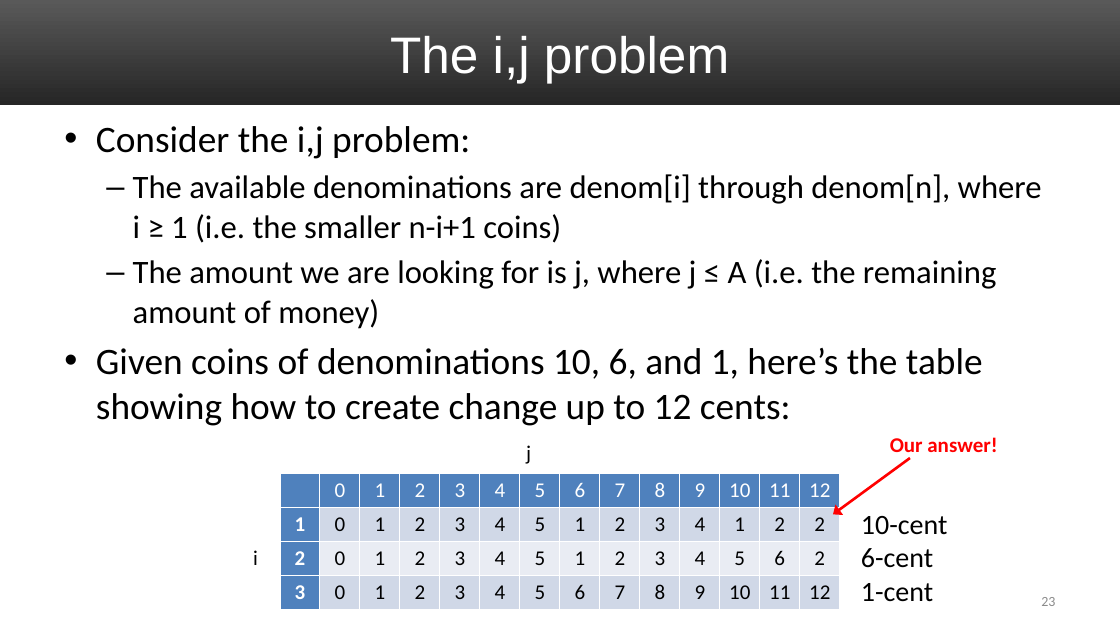
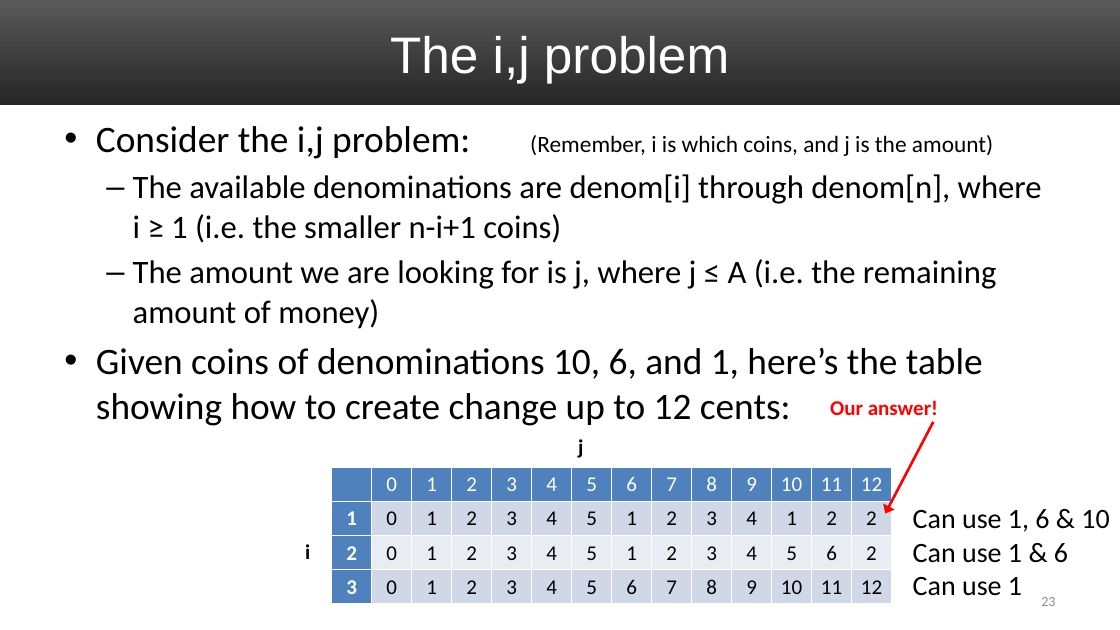
Before and after one commit to uva-cs/cs4102-f21, a slide deck: slide 23 of slides/DP_Greedy_coinChange.pptx. Drawn at 1120x630 pixels with LibreOffice and Linux fonts; fonts in the diff are those of the drawing. Boxes give left, top, right and bottom in pixels: in the first picture for what was removed or moved away, otherwise in the second. Text is boxed around its words. In the diff, an @@ line names an element or a change of style, - is before the commit and + after.

```diff
--- a/slides/DP_Greedy_coinChange.pptx
+++ b/slides/DP_Greedy_coinChange.pptx
@@ text at [96,126,993,159]: text changed; size 32 to 20 pt @@
-• Consider the i,j problem:
+• Consider the i,j problem: (Remember, i is which coins, and j is the amount)
@@ text "Our answer!" rewrapped from [890,437,997,459] to [830,400,938,415] @@
@@ text "j" at [578,439,583,458]: bold on @@
@@ arrow moved from (910, 458) - (833, 514) to (933, 422) - (886, 513) @@
@@ text at [913,509,1109,596]: text changed @@
-10-cent
-6-cent
-1-cent
+Can use 1, 6 & 10
+Can use 1 & 6
+Can use 1
@@ 2 texts, 1 table: place and size @@
-2 texts, 1 table at [253,445,844,609]
+2 texts, 1 table at [305,439,897,604]
@@ text "i" at [305,544,310,559]: bold on @@
```
Also in this commit, not shown: 2 other slides changed.
